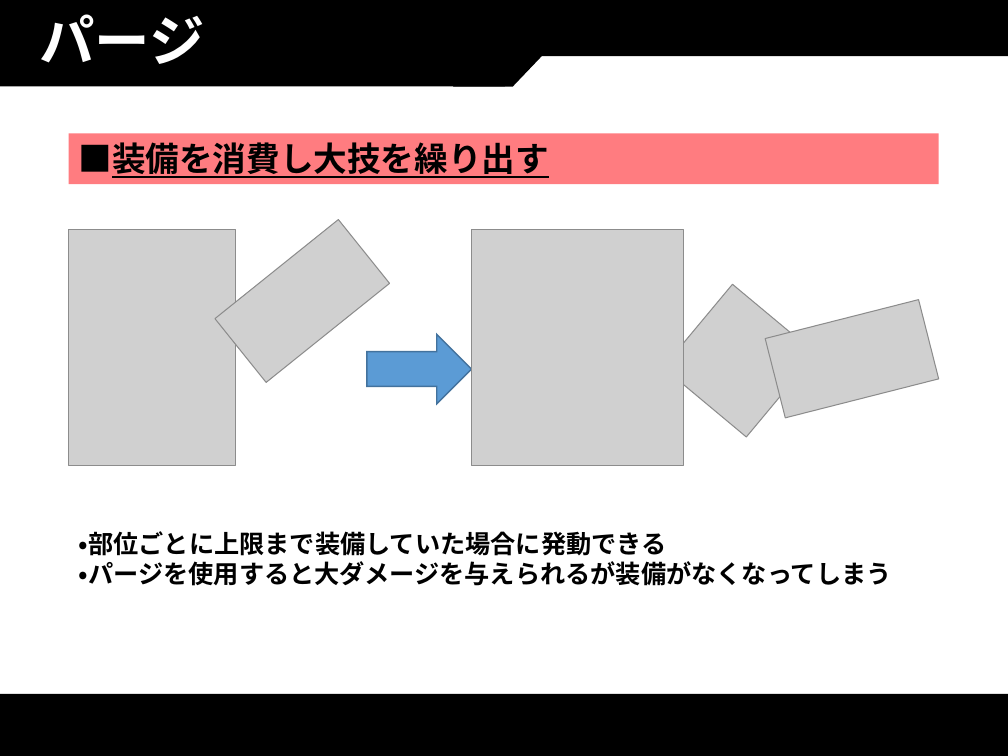
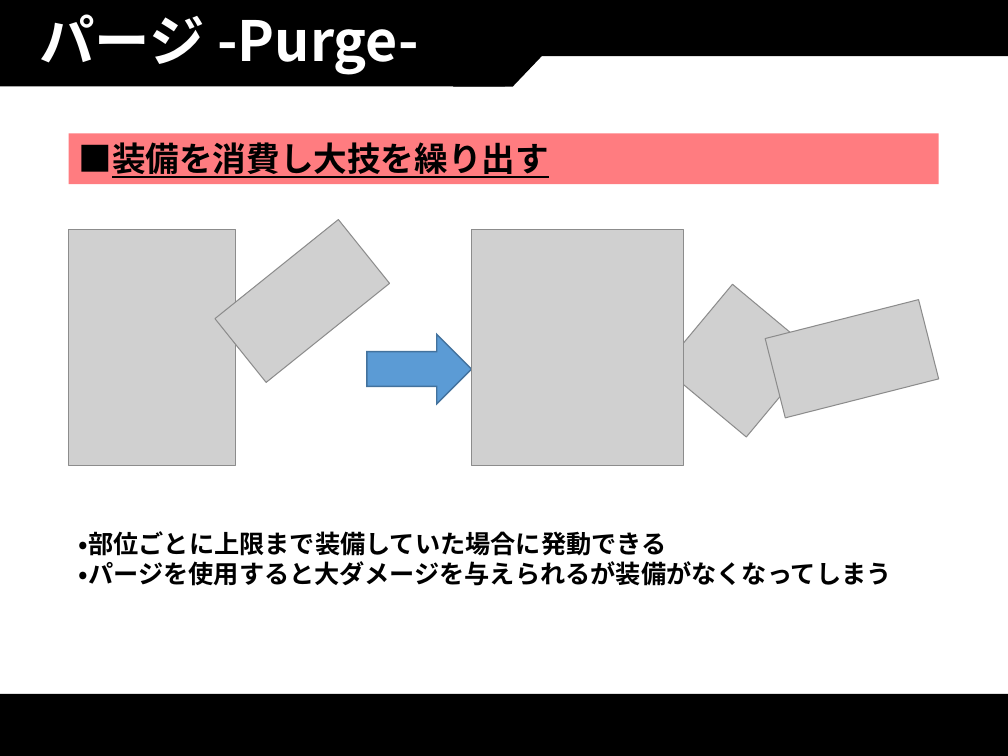
Before and after one commit to thi-bow/2017Team05, a slide deck: slide 9 of 企画/企画書/PurgeVer2.pptx (slide 7 before the commit). Drawn at 1008x756 pixels with LibreOffice and Linux fonts; fonts in the diff are those of the drawing; grey boxes stand for pictures. Boxes give left, top, right and bottom in pixels: in the first picture for what was removed or moved away, otherwise in the second. Text is boxed around its words. In the diff, an @@ line names an element or a change of style, - is before the commit and + after.

```diff
--- a/企画/企画書/PurgeVer2.pptx
+++ b/企画/企画書/PurgeVer2.pptx
@@ title at [40, 14, 419, 75]: text changed @@
-パージ
+パージ -Purge-
```
Also in this commit, not shown: 2 other slides changed, 3 slides added, 1 slide removed, 4 other files.
